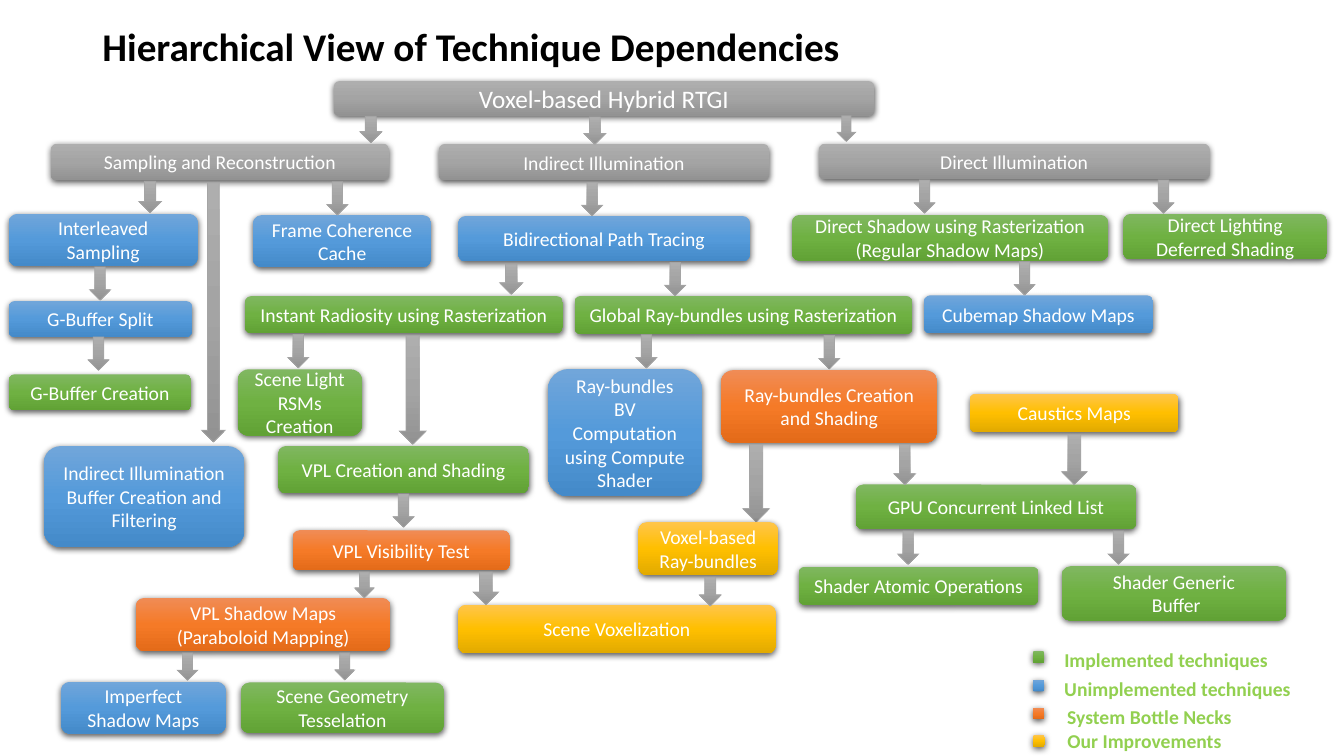
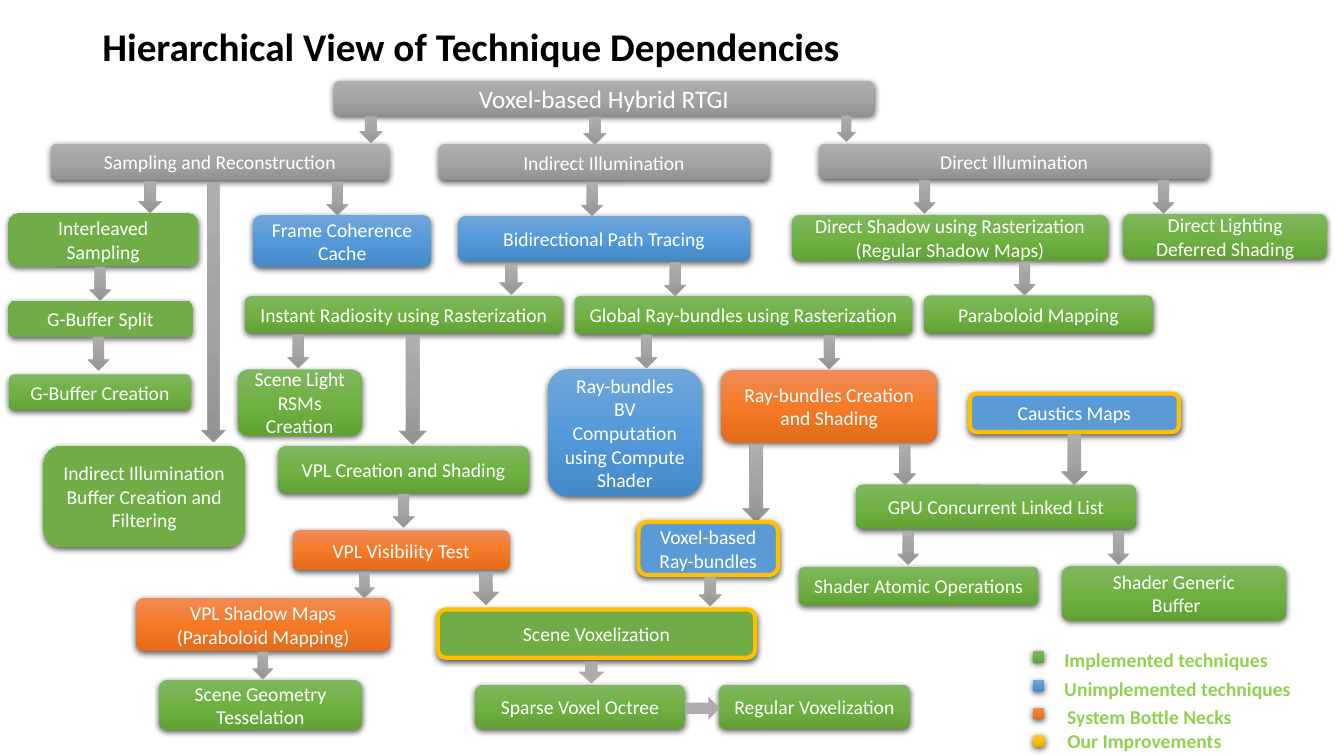
Before and after one commit to jazzboysc/RTGI, a slide deck: slide 3 of Docs/RTGI using rasterization.pptx. Drawn at 1344x756 pixels with LibreOffice and Linux fonts; fonts in the diff are those of the drawing. Boxes give left, top, right and bottom in pixels: in the first picture for what was removed or moved away, otherwise in the second. Text is boxed around its words. In the diff, an @@ line names an element or a change of style, - is before the commit and + after.

```diff
--- a/Docs/RTGI using rasterization.pptx
+++ b/Docs/RTGI using rasterization.pptx
@@ rounded rectangle "Paraboloid Mapping" at [925,295,1153,334]: fill gradient #71A6DB to #559BDB to #448ACA to gradient #81B861 to #6FB242 to #62A336 @@
@@ text in rounded rectangle at [958,308,1119,326]: text changed @@
-Cubemap Shadow Maps
+Paraboloid Mapping
@@ rounded rectangle "Caustics Maps" at [970,393,1179,432]: fill gradient #FFC64B to #FFC000 to #E3AB00 to #5B9BD5; outline none to #FFC000 3 pt @@
@@ fill gradient #71A6DB to #559BDB to #448ACA to #70AD47; outline none to #70AD47 0.75 pt in 3 elements at [9,214,199,266], [9,301,193,338], [44,447,245,547] @@
@@ rounded rectangle "Voxel-based Ray-bundles" at [638,522,778,576]: fill gradient #FFC64B to #FFC000 to #E3AB00 to #5B9BD5; outline none to #FFC000 3 pt @@
@@ rounded rectangle "Scene Voxelization": place and size @@
-rounded rectangle "Scene Voxelization" at [459,605,776,653]
+rounded rectangle "Scene Voxelization" at [438,610,755,658]
@@ rounded rectangle "Scene Voxelization" at [438,610,755,658]: fill gradient #FFC64B to #FFC000 to #E3AB00 to #70AD47; outline none to #FFC000 3 pt @@
@@ down arrow removed at [177,653,198,681] @@
@@ down arrow: place and size @@
-down arrow at [335,653,355,681]
+down arrow at [253,652,273,680]
@@ rounded rectangle removed at [62,682,226,733] @@
-Imperfect Shadow Maps
@@ rounded rectangle "Scene Geometry Tesselation": place and size @@
-rounded rectangle "Scene Geometry Tesselation" at [241,683,444,733]
+rounded rectangle "Scene Geometry Tesselation" at [159,680,362,730]
@@ rounded rectangle added at [476,685,686,729], fill gradient #81B861 to #6FB242 to #62A336, 14 pt, text #FFFFFF @@
+Sparse Voxel Octree
@@ down arrow added at [581,662,603,683], fill #AFABAB, outline #AFABAB 1 pt @@
@@ rounded rectangle added at [719,685,909,729], fill gradient #81B861 to #6FB242 to #62A336, 14 pt, text #FFFFFF @@
+Regular Voxelization
@@ right arrow added at [686,699,719,719], fill #AFABAB, outline #AFABAB 1 pt @@
```
